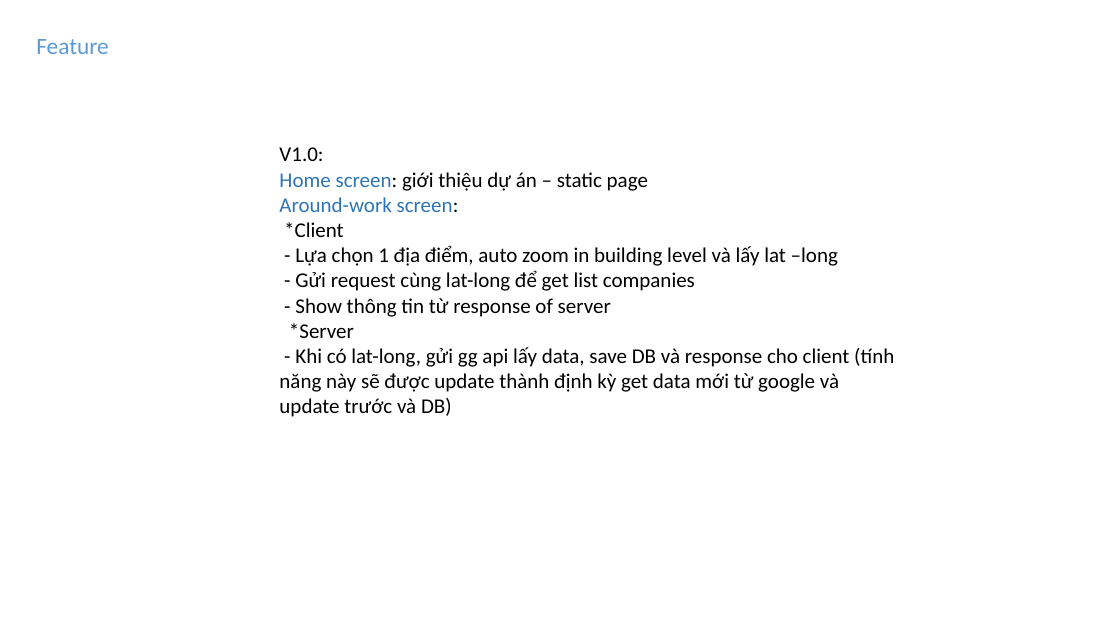
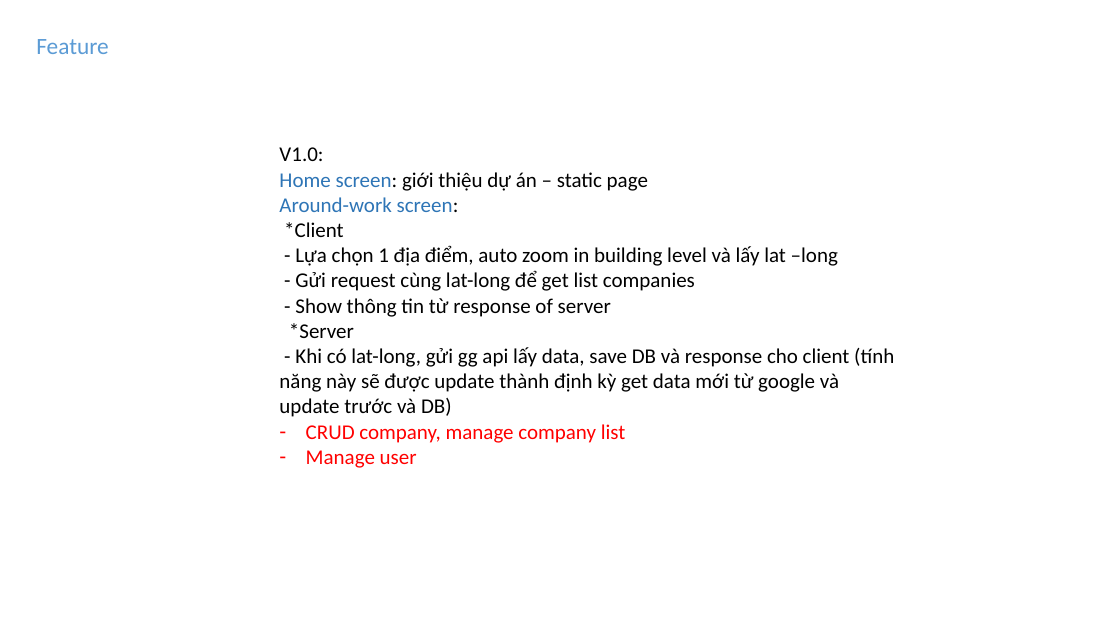
Before and after one commit to kimmanhcuong96/around-work-docs, a slide deck: slide 3 of Plain-plan.pptx. Drawn at 1120x630 pixels with LibreOffice and Linux fonts; fonts in the diff are those of the drawing. Boxes give left, top, right and bottom in pixels: in the first picture for what was removed or moved away, otherwise in the second. Text is boxed around its words. In the diff, an @@ line names an element or a change of style, - is before the commit and + after.

```diff
--- a/Plain-plan.pptx
+++ b/Plain-plan.pptx
@@ text at bbox=[306, 424, 626, 468]: paragraphs added @@
+– CRUD company, manage company list
+– Manage user
```
Also in this commit, not shown: 3 other slides changed, 2 slides added.
